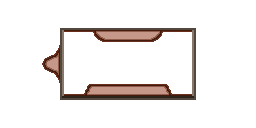
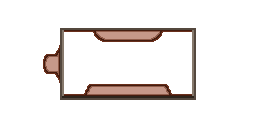
Comparing the layer stacks of the two 256 × 128 images. Changes:
added layer "Layer 9" above "Layer 4" over [43, 54, 57, 74]
